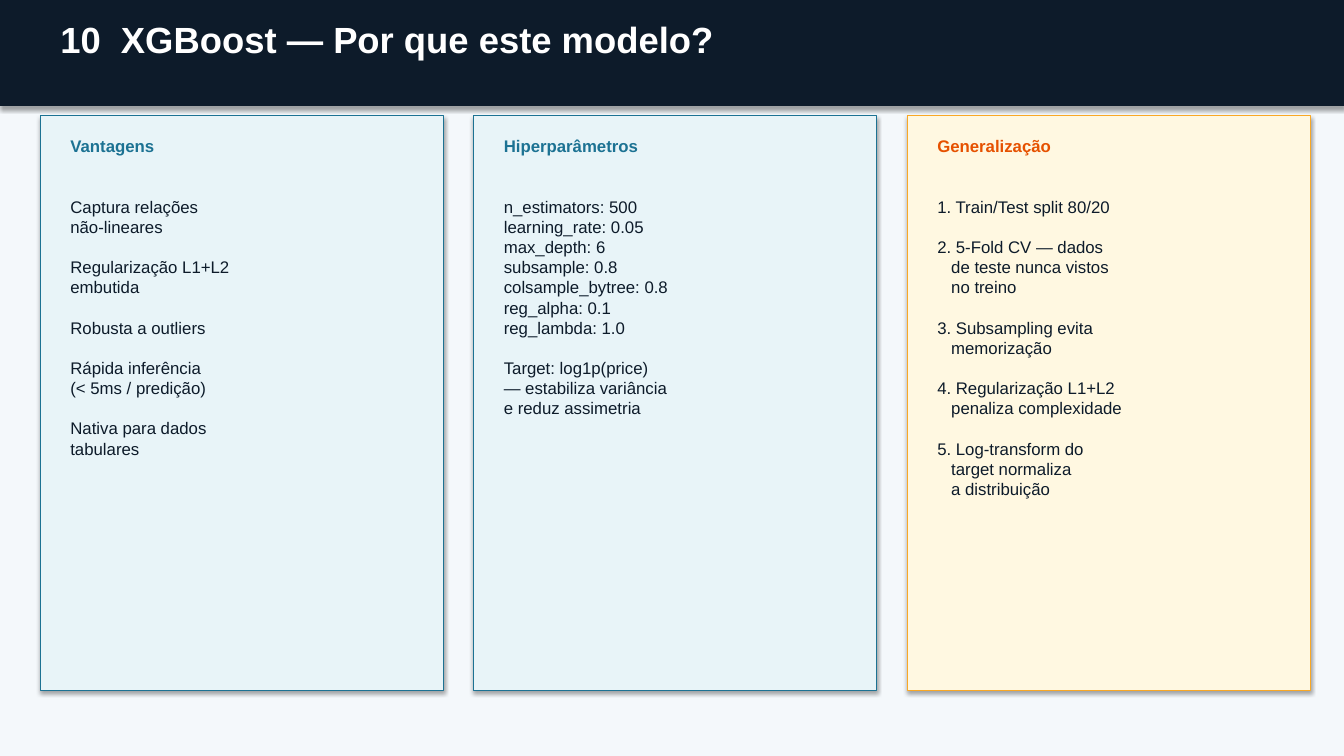
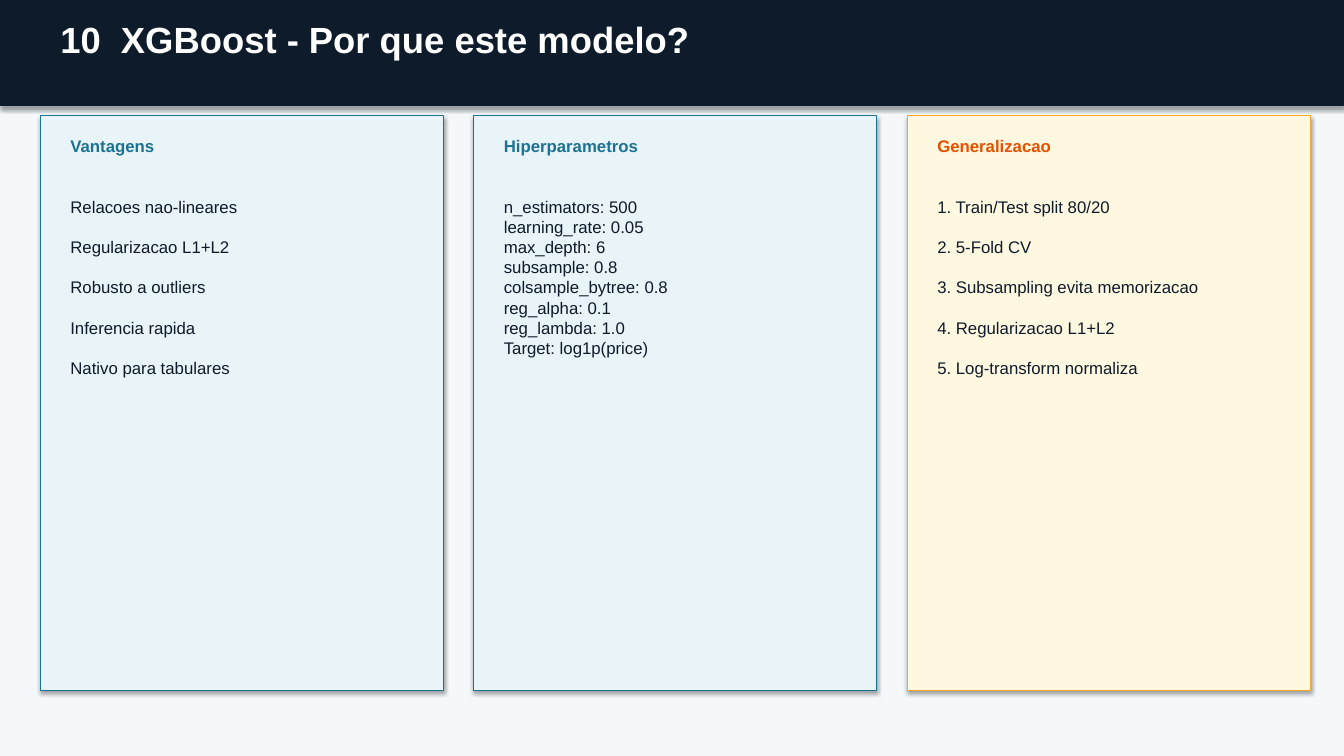
Before and after one commit to rogerestatistico/HOUSE_PRICE_PREDICTION, a slide deck: slide 10 of presentation_house_price.pptx (slide 13 before the commit). Drawn at 1344x756 pixels with LibreOffice and Linux fonts; fonts in the diff are those of the drawing. Boxes give left, top, right and bottom in pixels: in the first picture for what was removed or moved away, otherwise in the second. Text is boxed around its words. In the diff, an @@ line names an element or a change of style, - is before the commit and + after.

```diff
--- a/presentation_house_price.pptx
+++ b/presentation_house_price.pptx
@@ text at [60,26,689,61]: text changed @@
-10 XGBoost — Por que este modelo?
+10 XGBoost - Por que este modelo?
@@ text at [504,140,638,156]: text changed @@
-Hiperparâmetros
+Hiperparametros
@@ text at [937,140,1051,152]: text changed @@
-Generalização
+Generalizacao
@@ text at [70,201,237,378]: text changed @@
-Captura relações
-não-lineares
-Regularização L1+L2
-embutida
-Robusta a outliers
-Rápida inferência
-(< 5ms / predição)
-Nativa para dados
-tabulares
+Relacoes nao-lineares
+Regularizacao L1+L2
+Robusto a outliers
+Inferencia rapida
+Nativo para tabulares
@@ text at [504,201,668,358]: text changed @@
-n_estimators: 500
-learning_rate: 0.05
-max_depth: 6
-subsample: 0.8
-colsample_bytree: 0.8
-reg_alpha: 0.1
-reg_lambda: 1.0
-Target: log1p(price)
-— estabiliza variância
-e reduz assimetria
+n_estimators: 500
+learning_rate: 0.05
+max_depth: 6
+subsample: 0.8
+colsample_bytree: 0.8
+reg_alpha: 0.1
+reg_lambda: 1.0
+Target: log1p(price)
@@ text at [937,201,1199,378]: text changed @@
-1. Train/Test split 80/20
-2. 5-Fold CV — dados
-de teste nunca vistos
-no treino
-3. Subsampling evita
-memorização
-4. Regularização L1+L2
-penaliza complexidade
-5. Log-transform do
-target normaliza
-a distribuição
+1. Train/Test split 80/20
+2. 5-Fold CV
+3. Subsampling evita memorizacao
+4. Regularizacao L1+L2
+5. Log-transform normaliza
```
Also in this commit, not shown: 11 other slides changed, 5 slides added, 8 slides removed.
